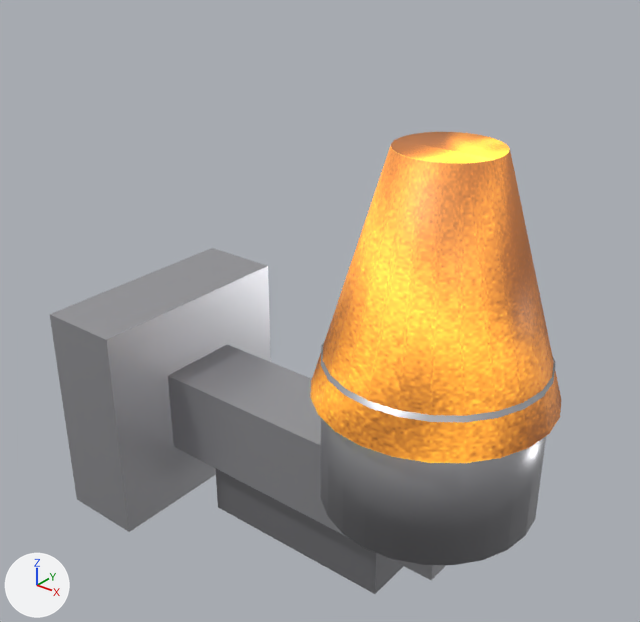
The glTF model demos/3d-map/assets/torch.glb as it was, and as the next commit left it.
One viewpoint serves both versions: a camera (50 mm lens) standing at (0.265, -0.323, 0.351) and looking at (0.005, 0.002, 0.15). Lighting does not change. The marker at lower left points along +X, +Y and +Z. The older version comes first. Vertices at exactly the same position are counted once.
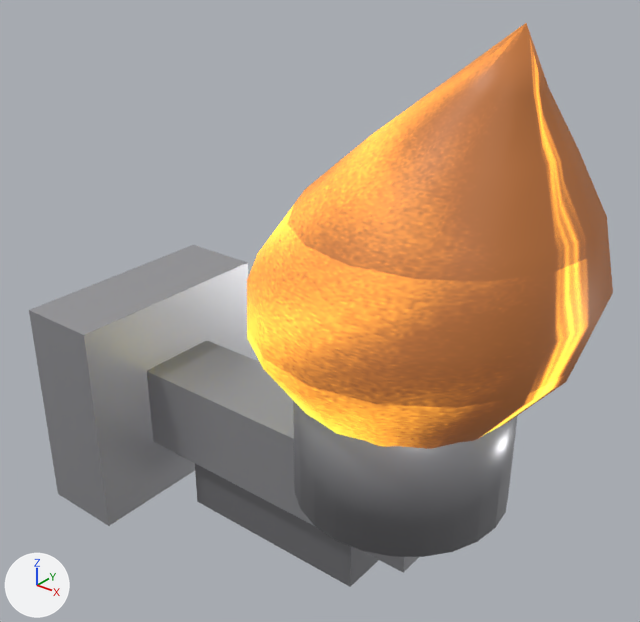
Commit message: fix 3d torch flame

Changed parts and their boxes (x1, y1, x2, y2) in the pictures (640 x 622 px; the box of a moved part takes in the faces that stretch with it):
'Cube', reshaped (14% wider, 22% taller)
    before: (50, 132, 561, 594)
    after: (29, 23, 613, 587)
part 1 of me_cube, moved or reshaped
    before: (50, 248, 271, 532)
    after: (29, 245, 251, 526)
part 2 of me_cube, moved or reshaped
    before: (168, 344, 446, 580)
    after: (147, 340, 419, 572)
part 3 of me_cube, moved or reshaped
    before: (321, 341, 556, 565)
    after: (293, 401, 517, 557)
part 4 of me_cube, moved or reshaped
    before: (215, 468, 403, 594)
    after: (195, 464, 379, 587)
part 5 of me_cube, rebuilt (46% wider, 29% taller)
    before: (310, 132, 561, 463)
    after: (247, 23, 613, 449)

What changed in the scene script:
```text
Change me_cube:
    used by ob_cube; location = (0.0, 0.0, 0.0)
    remove me_cube.from_pydata(...)  # 120 vertices, 220 faces; spans x -0.138..0.138, y -0.065..0.065, z 0.0..0.25
    add me_cube.from_pydata(...)  # 169 vertices, 304 faces; spans x -0.151..0.151, y -0.082..0.082, z 0.0..0.305
    me_cube part 1: the loose piece of 8 vertices spanning x -0.138..-0.087, y -0.065..0.065, z 0.0..0.13 is moved by (-0.014, -0.004, 0.0)
    me_cube part 2: the loose piece of 8 vertices spanning x -0.102..0.098, y -0.025..0.025, z 0.04..0.09 is moved by (-0.014, -0.004, 0.0)
    me_cube part 3: the loose piece of 48 vertices spanning x 0.023..0.133, y -0.055..0.055, z 0.07..0.15 is moved by (-0.014, -0.004, 0.0)
    me_cube part 4: the loose piece of 8 vertices spanning x -0.062..0.058, y -0.015..0.015, z 0.0..0.03 is moved by (-0.014, -0.004, 0.0)
    me_cube part 5: the loose piece of 48 vertices spanning x 0.018..0.138, y -0.06..0.06, z 0.13..0.25 is rebuilt with 97 vertices and now spans x -0.013..0.151, y -0.082..0.082, z 0.13..0.305
```
